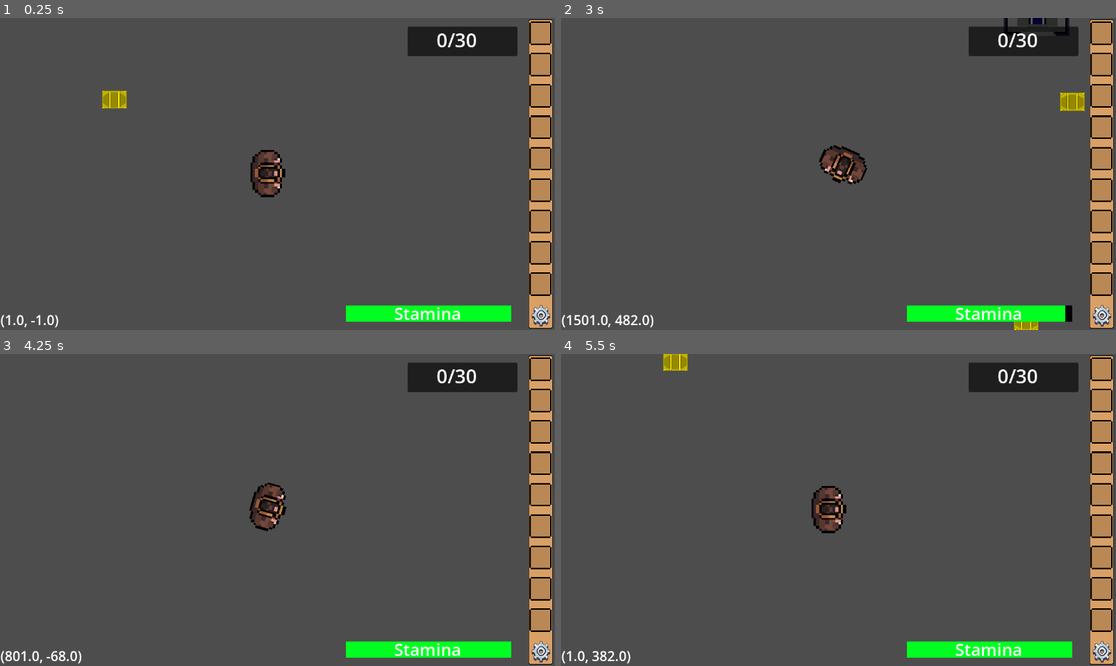
Above: before the commit, frames 1-4 (two rows, left to right).
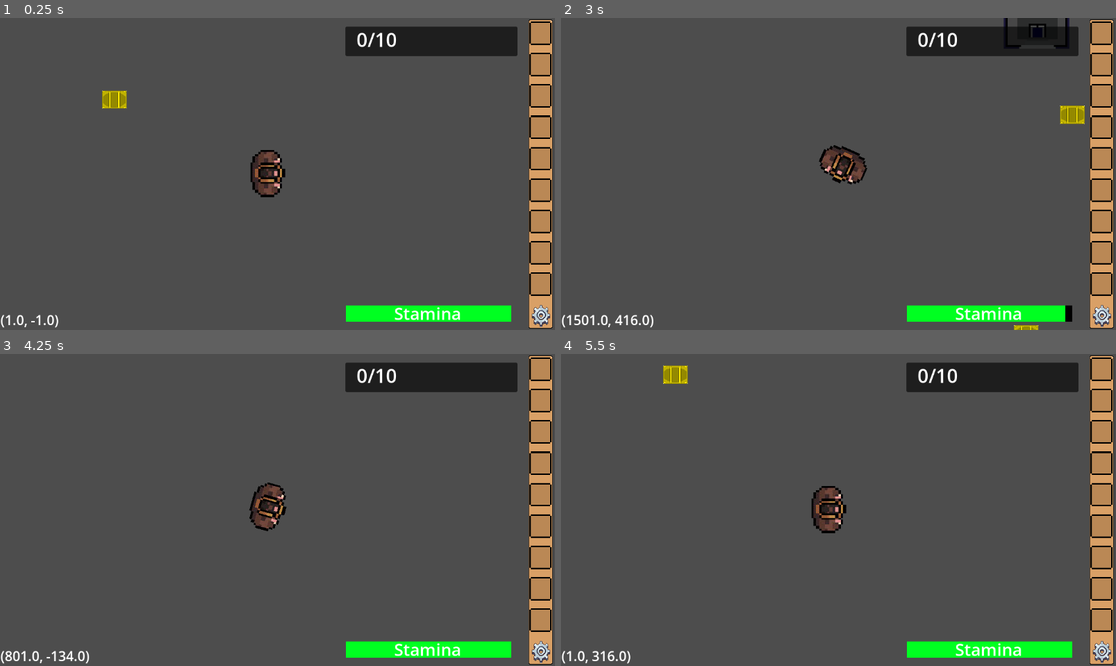
Above: after the commit, the same moments.

Repository: Vini-Lino/My-code-DsTrBR
Game: Godot game, scene res://Scenes/da_game.tscn
The game is run twice, just before and just after one commit, with the same random seed, the same clock (stepped at 60 frames per second) and the same inputs.
Inputs (mouse positions are in pixels of both pictures, inside the frame that each line leads up to):
- Up to frame 1 (0.25 s): no input
- Up to frame 2 (3 s): tap Enter at 0.5 s; move the mouse to (705, 320) at 0.52 s; hold D (move_right) 0.53-1.28 s; tap E (E) at 0.6, 1.35, 2.3 s; move the mouse to (727, 189) at 1.27 s; hold S (move_down) 1.28-2.03 s; move the mouse to (894, 105) at 2.02 s; hold D (move_right) 2.03-2.78 s; tap Q (Q) at 2.1 s; move the mouse to (810, 236) at 2.77 s; hold W (move_up) from 2.78 s (still down); tap Shift (Shift) at 2.85 s
- Up to frame 3 (4.25 s): tap E (E) at 3.05, 3.6 s; move the mouse to (444, 556) at 3.52 s; release W (move_up) at 3.53 s; hold A (move_left) from 3.53 s (still down); tap Tab (inventory_open_close, bound only before the commit) at 4.15 s
- Up to frame 4 (5.5 s): move the mouse to (672, 463) at 4.27 s; tap E (E) at 4.35, 5.3 s; move the mouse to (866, 510) at 5.02 s; release A (move_left) at 5.03 s; hold S (move_down) from 5.03 s (still down); tap Q (Q) at 5.1 s

The runs differ from the first frame. In frame 1, 1.2% of the frame differs, in the area x 62-86%, y 2-13%; in frame 2, 2.0%, in the area x 11-95%, y 0-100%; in frame 3, 1.3%; in frame 4, 1.7%.

Commit message:
Some changes and preparation
I fixed some things and made a preparation for the next step, the gun system, and later on the enemies.

Diff:
--- a/death-stranding-br-2d/Scenes/da_game.tscn
+++ b/death-stranding-br-2d/Scenes/da_game.tscn
@@ -66,7 +66,7 @@
 offset_bottom = 631.0
 
 [node name="Pontuation" parent="CanvasLayer" instance=ExtResource("7_64afs")]
-offset_left = 846.0
+offset_left = 717.0
 offset_top = 18.0
 offset_right = 1074.0
 offset_bottom = 79.0
--- a/death-stranding-br-2d/Scenes/player.tscn
+++ b/death-stranding-br-2d/Scenes/player.tscn
@@ -19,6 +19,38 @@
 atlas = ExtResource("2_cvnsp")
 region = Rect2(344, 180, 86, 60)
 
+[sub_resource type="AtlasTexture" id="AtlasTexture_wpjfl"]
+atlas = ExtResource("2_cvnsp")
+region = Rect2(432, 180, 99, 60)
+
+[sub_resource type="AtlasTexture" id="AtlasTexture_bi64h"]
+atlas = ExtResource("2_cvnsp")
+region = Rect2(531, 180, 99, 60)
+
+[sub_resource type="AtlasTexture" id="AtlasTexture_2ijsl"]
+atlas = ExtResource("2_cvnsp")
+region = Rect2(87, 183, 99, 61)
+
+[sub_resource type="AtlasTexture" id="AtlasTexture_p1odr"]
+atlas = ExtResource("2_cvnsp")
+region = Rect2(186, 183, 99, 61)
+
+[sub_resource type="AtlasTexture" id="AtlasTexture_0gysh"]
+atlas = ExtResource("2_cvnsp")
+region = Rect2(0, 240, 86, 48)
+
+[sub_resource type="AtlasTexture" id="AtlasTexture_vfarp"]
+atlas = ExtResource("2_cvnsp")
+region = Rect2(86, 240, 86, 48)
+
+[sub_resource type="AtlasTexture" id="AtlasTexture_y6uwr"]
+atlas = ExtResource("2_cvnsp")
+region = Rect2(344, 240, 86, 48)
+
+[sub_resource type="AtlasTexture" id="AtlasTexture_83xs0"]
+atlas = ExtResource("2_cvnsp")
+region = Rect2(430, 240, 86, 48)
+
 [sub_resource type="AtlasTexture" id="AtlasTexture_vgqql"]
 atlas = ExtResource("2_cvnsp")
 region = Rect2(58, 0, 58, 56)
@@ -116,6 +148,50 @@
 "loop": true,
 "name": &"motorcycle_cargo",
 "speed": 5.0
+}, {
+"frames": [{
+"duration": 1.0,
+"texture": SubResource("AtlasTexture_wpjfl")
+}, {
+"duration": 1.0,
+"texture": SubResource("AtlasTexture_bi64h")
+}],
+"loop": true,
+"name": &"motorcycle_cargo_shoot",
+"speed": 5.0
+}, {
+"frames": [{
+"duration": 1.0,
+"texture": SubResource("AtlasTexture_2ijsl")
+}, {
+"duration": 1.0,
+"texture": SubResource("AtlasTexture_p1odr")
+}],
+"loop": true,
+"name": &"motorcycle_shoot",
+"speed": 3.0
+}, {
+"frames": [{
+"duration": 1.0,
+"texture": SubResource("AtlasTexture_0gysh")
+}, {
+"duration": 1.0,
+"texture": SubResource("AtlasTexture_vfarp")
+}],
+"loop": true,
+"name": &"shoot",
+"speed": 3.0
+}, {
+"frames": [{
+"duration": 1.0,
+"texture": SubResource("AtlasTexture_y6uwr")
+}, {
+"duration": 1.0,
+"texture": SubResource("AtlasTexture_83xs0")
+}],
+"loop": true,
+"name": &"shoot_cargo",
+"speed": 3.0
 }, {
 "frames": [{
 "duration": 1.0,
@@ -193,7 +269,7 @@
 [node name="AnimatedSprite2D" type="AnimatedSprite2D" parent="."]
 scale = Vector2(5.86207, 4.625)
 sprite_frames = SubResource("SpriteFrames_6t5aa")
-animation = &"motorcycle_cargo"
+animation = &"idle"
 
 [node name="CollisionShape2D" type="CollisionShape2D" parent="."]
 position = Vector2(-22, 0)
--- a/death-stranding-br-2d/Scenes/pontuation.tscn
+++ b/death-stranding-br-2d/Scenes/pontuation.tscn
@@ -4,7 +4,7 @@
 
 [node name="Pontuation" type="Panel"]
 self_modulate = Color(0, 0, 0, 1)
-offset_right = 228.0
+offset_right = 335.0
 offset_bottom = 61.0
 script = ExtResource("1_dcade")
 
@@ -15,11 +15,11 @@
 anchor_top = 0.5
 anchor_right = 0.5
 anchor_bottom = 0.5
-offset_left = -54.5
-offset_top = -30.5
-offset_right = 54.5
-offset_bottom = 30.5
+offset_left = -155.5
+offset_top = -31.5
+offset_right = 167.5
+offset_bottom = 29.5
 grow_horizontal = 2
 grow_vertical = 2
 theme_override_font_sizes/normal_font_size = 40
-text = "00/30"
+text = "Jogo Completo!"
--- a/death-stranding-br-2d/Scripts/player_movement.gd
+++ b/death-stranding-br-2d/Scripts/player_movement.gd
@@ -20,7 +20,7 @@
 #		StaminaSc.stamina.value -= 10
 #		StaminaSc.can_regen = false
 #		StaminaSc.s_timer = 0
-		velocity = velocity * 2
+		velocity = velocity * 3
 		print(velocity)
 
 	#else:
@@ -63,21 +63,25 @@
 		GameManager.remove_cargo()
 		drop_item()
 	look_at(get_global_mouse_position())
-	var joystick_x = Input.get_joy_axis(0, JOY_AXIS_RIGHT_X)  # Right thumbstick horizontal
-	var joystick_y = Input.get_joy_axis(0, JOY_AXIS_RIGHT_Y)  # Right thumbstick vertical
+	var joystick_x = Input.get_joy_axis(0, JOY_AXIS_RIGHT_X)
+	var joystick_y = Input.get_joy_axis(0, JOY_AXIS_RIGHT_Y)
 
-	# Create a direction vector from the joystick input
 	var direction = Vector2(joystick_x, joystick_y)
 
-	# Check if the direction vector has a significant length
 	if direction.length() > 0:
-		# Calculate the angle in radians
 		var angle = direction.angle()
 
-		# Rotate the player to face the direction of the thumbstick
 		rotation = angle
 
 func drop_item() -> void:
 	var dropped_item = cargo_scene.instantiate()
 	dropped_item.global_position = global_position
 	get_tree().current_scene.add_child(dropped_item)
+
+func _unhandled_input(event: InputEvent) -> void:
+	if event.is_action_released("shoot"):
+		shoot()
+
+func shoot():
+	animated_sprite.play("shoot")
+	print("bang") #a useful tutorial that i am going to follow later https://www.youtube.com/watch?v=ggt05fCiH7M&list=PLpwc3ughKbZexDyPexHN2MXLliKAovkpl&index=3
--- a/death-stranding-br-2d/Scripts/pontuation.gd
+++ b/death-stranding-br-2d/Scripts/pontuation.gd
@@ -1,4 +1,9 @@
 extends Panel
 
+var max_point = 10
+
 func _process(delta: float) -> void:
-	$RichTextLabel.text = str(GameManager.deliveries) + "/30"
+	if GameManager.deliveries < max_point:
+		$RichTextLabel.text = str(GameManager.deliveries) + "/" + str(max_point)
+	else:
+		$RichTextLabel.text = "Jogo Completo!"
--- a/death-stranding-br-2d/project.godot
+++ b/death-stranding-br-2d/project.godot
@@ -50,9 +50,10 @@
 , Object(InputEventJoypadMotion,"resource_local_to_scene":false,"resource_name":"","device":-1,"axis":0,"axis_value":1.0,"script":null)
 ]
 }
-inventory_open_close={
+shoot={
 "deadzone": 0.2,
 "events": [Object(InputEventKey,"resource_local_to_scene":false,"resource_name":"","device":-1,"window_id":0,"alt_press …(195 unchanged characters)…
+, Object(InputEventJoypadMotion,"resource_local_to_scene":false,"resource_name":"","device":-1,"axis":5,"axis_value":1.0,"script":null)
 ]
 }
 E={
Not shown: 1 places in death-stranding-br-2d/Scenes/player.tscn that only renumber resources
